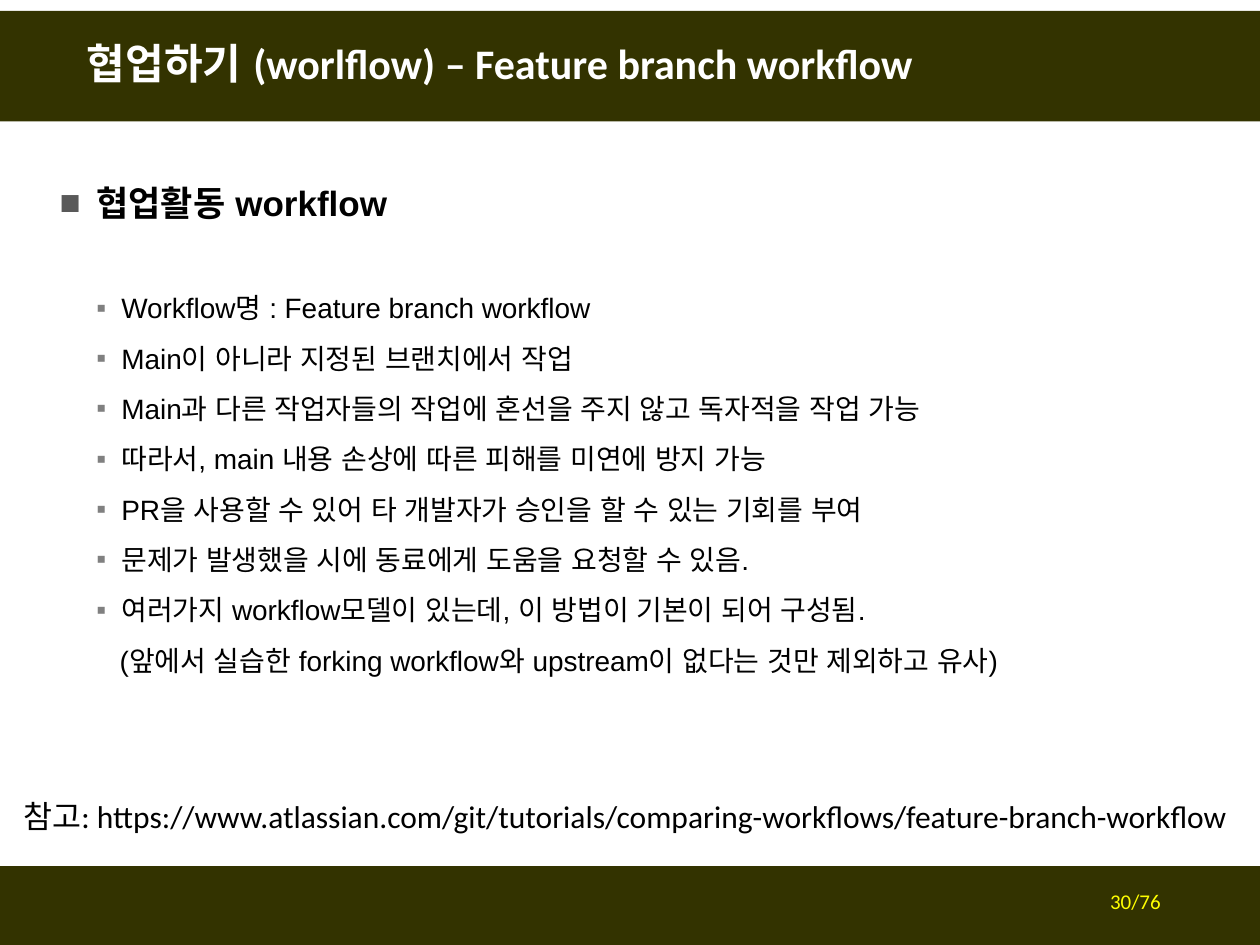
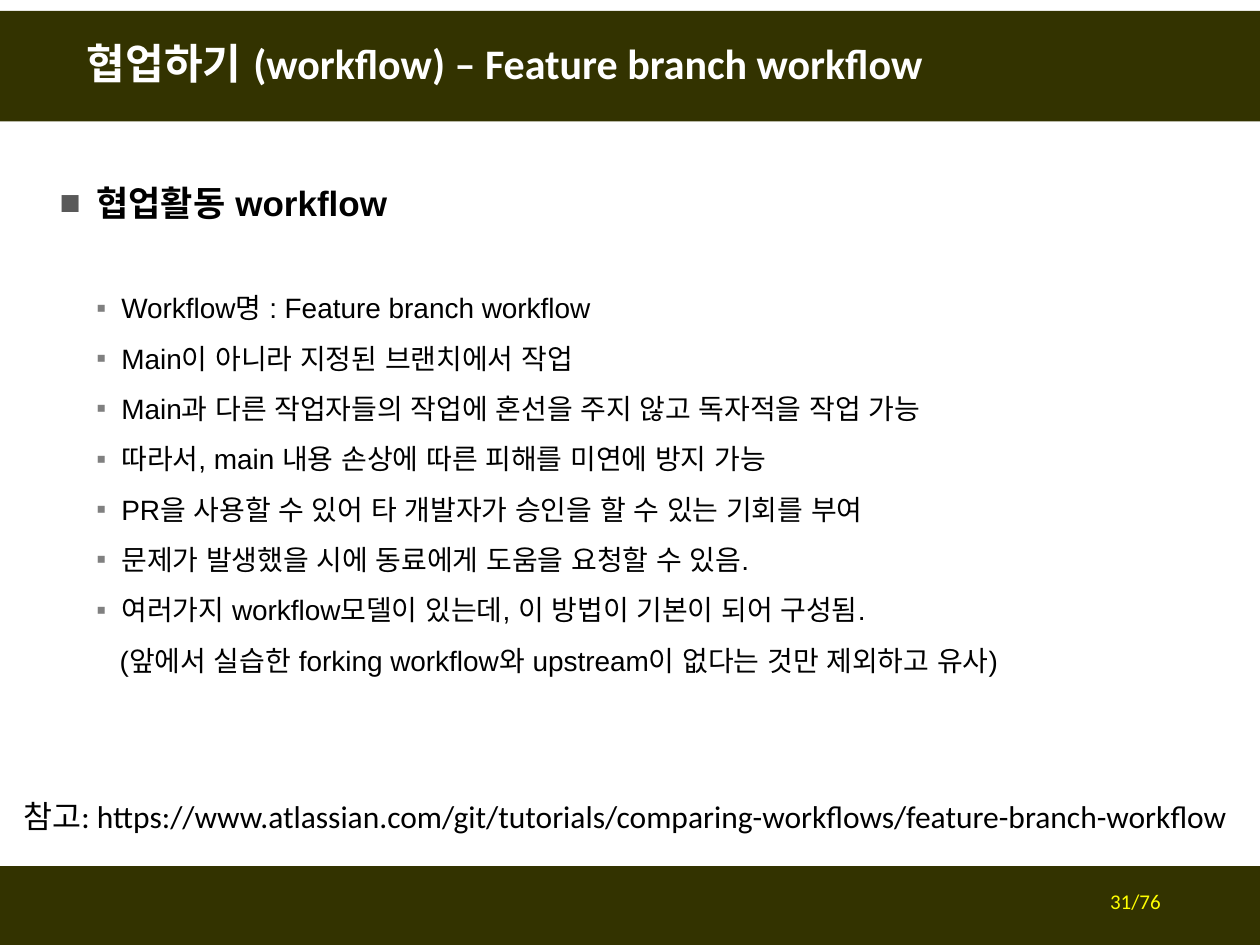
Before and after one commit to fasthill/github-lecture, a slide deck: slide 31 of git및github첫걸음4-협업하기.pptx (slide 30 before the commit). Drawn at 1260x945 pixels with LibreOffice and Linux fonts; fonts in the diff are those of the drawing. Boxes give left, top, right and bottom in pixels: in the first picture for what was removed or moved away, otherwise in the second. Text is boxed around its words. In the diff, an @@ line names an element or a change of style, - is before the commit and + after.

```diff
--- a/git및github첫걸음4-협업하기.pptx
+++ b/git및github첫걸음4-협업하기.pptx
@@ title at (87,43,923,85): text changed @@
-협업하기 (worlflow) – Feature branch workflow
+협업하기 (workflow) – Feature branch workflow
@@ page number at (1110,894,1161,910): text changed @@
-30/76
+31/76
```
Also in this commit, not shown: 2 slides added.
